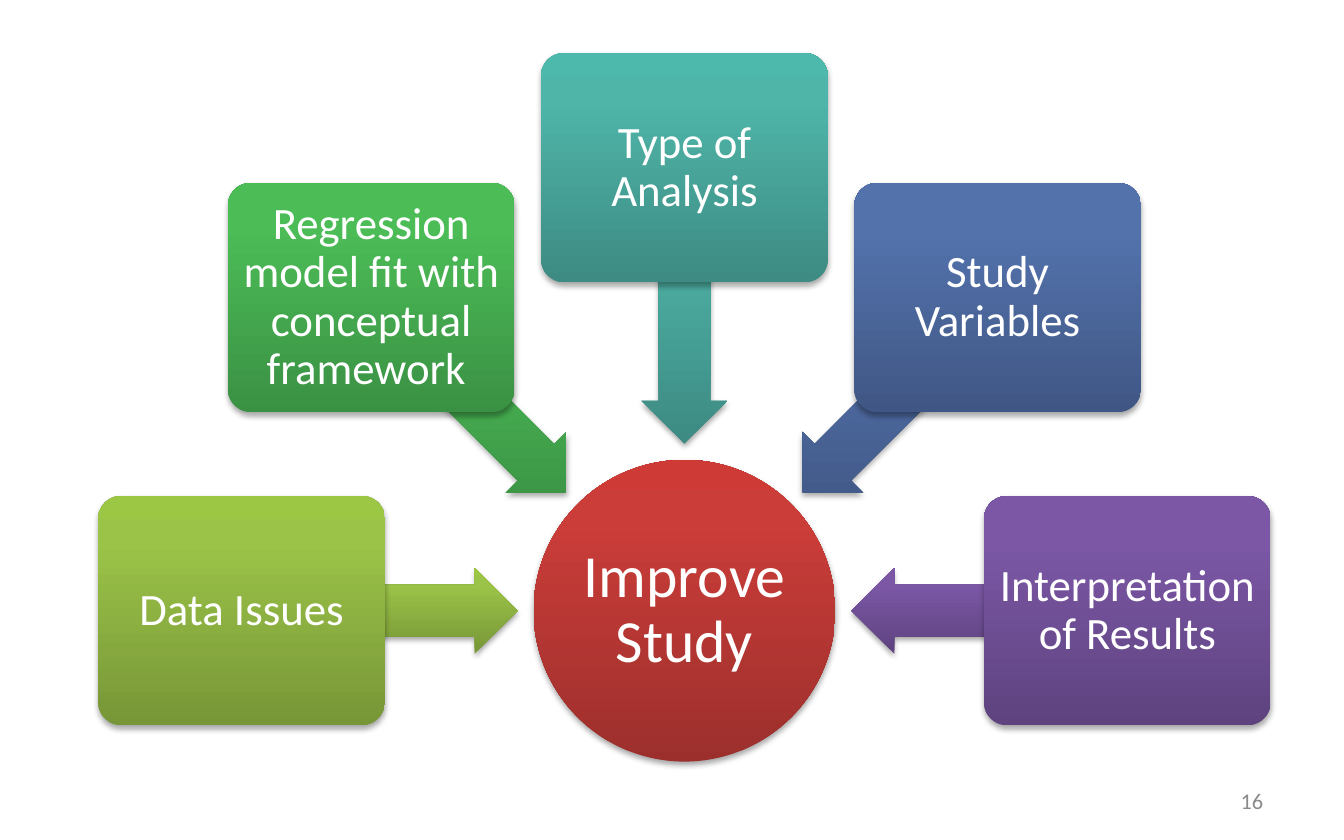
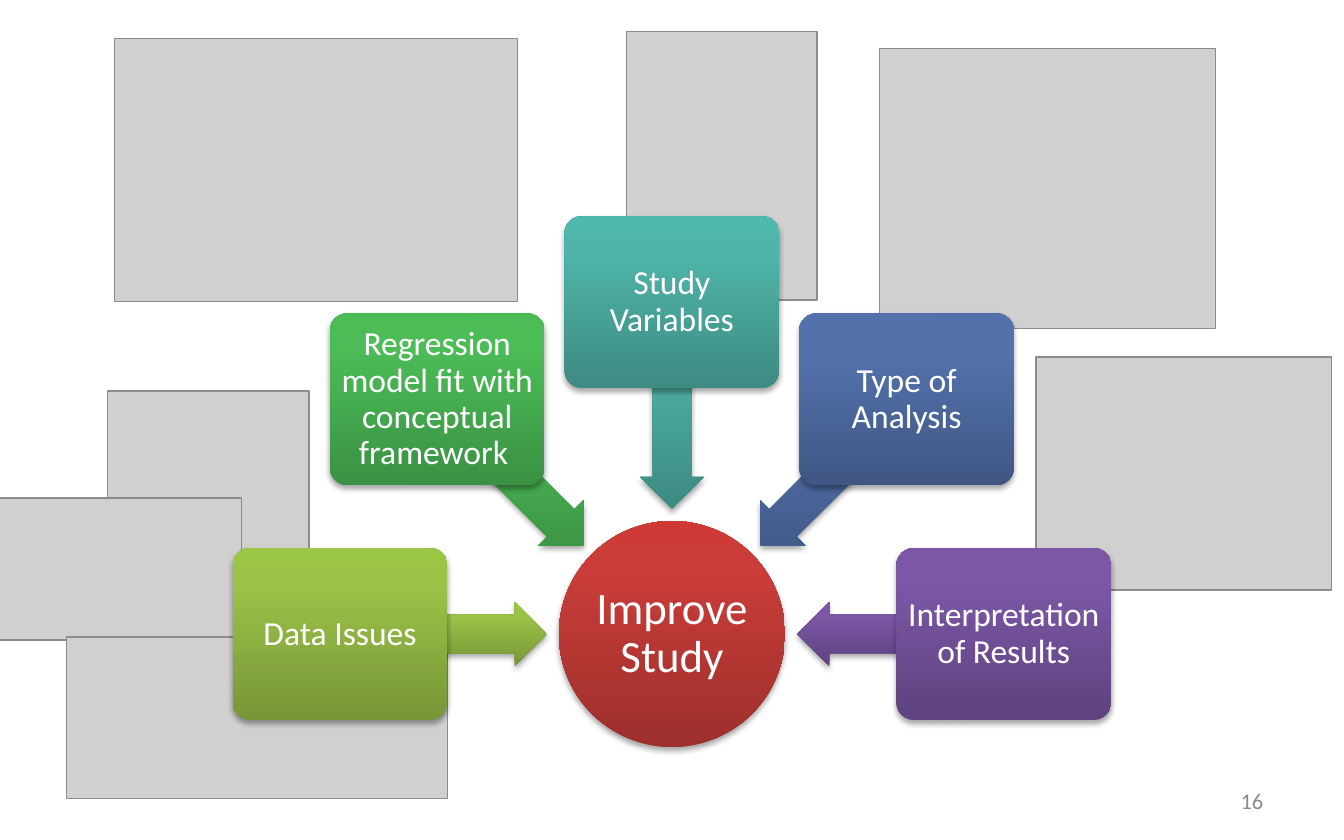
Before and after one commit to SLU-Courses-Townes/SOC6100, a slide deck: slide 16 of Presentations/Presentation01/AsiriHouseTownes_SOC6100_JournalArticleCritique_v00.pptx. Drawn at 1344x840 pixels with LibreOffice and Linux fonts; fonts in the diff are those of the drawing; grey boxes stand for pictures. Boxes give left, top, right and bottom in pixels: in the first picture for what was removed or moved away, otherwise in the second. Text is boxed around its words. In the diff, an @@ line names an element or a change of style, - is before the commit and + after.

```diff
--- a/Presentations/Presentation01/AsiriHouseTownes_SOC6100_JournalArticleCritique_v00.pptx
+++ b/Presentations/Presentation01/AsiriHouseTownes_SOC6100_JournalArticleCritique_v00.pptx
@@ picture added at (x1=114, y1=39, x2=517, y2=301) @@
@@ picture added at (x1=626, y1=31, x2=817, y2=300) @@
@@ picture added at (x1=879, y1=48, x2=1215, y2=328) @@
@@ rounded rectangle resized from (x1=542, y1=54, x2=828, y2=284) to (x1=564, y1=216, x2=780, y2=388) @@
@@ text "Study Variables" moved from (x1=915, y1=256, x2=1080, y2=337) to (x1=610, y1=270, x2=734, y2=331) @@
@@ rounded rectangle resized from (x1=228, y1=183, x2=515, y2=413) to (x1=329, y1=313, x2=544, y2=485) @@
@@ text "Regression model fit with conceptual ..." moved from (x1=244, y1=208, x2=499, y2=385) to (x1=342, y1=332, x2=533, y2=464) @@
@@ left arrow resized from (x1=642, y1=169, x2=728, y2=444) to (x1=640, y1=302, x2=704, y2=509) @@
@@ rounded rectangle resized from (x1=855, y1=183, x2=1141, y2=413) to (x1=800, y1=313, x2=1015, y2=485) @@
@@ size 24 to 18 pt; less space between paragraphs in 5 elements at (x1=263, y1=623, x2=416, y2=646), (x1=908, y1=603, x2=1099, y2=663), (x1=342, y1=332, x2=533, y2=464), (x1=610, y1=270, x2=734, y2=331), (x1=852, y1=369, x2=962, y2=434) @@
@@ text "Type of Analysis" moved from (x1=611, y1=127, x2=757, y2=213) to (x1=852, y1=369, x2=962, y2=434) @@
@@ picture added at (x1=1036, y1=358, x2=1332, y2=590) @@
@@ left arrow resized from (x1=341, y1=267, x2=596, y2=523) to (x1=415, y1=377, x2=607, y2=569) @@
@@ left arrow resized from (x1=772, y1=267, x2=1028, y2=523) to (x1=737, y1=377, x2=929, y2=569) @@
@@ picture added at (x1=108, y1=391, x2=309, y2=552) @@
@@ picture added at (x1=0, y1=499, x2=242, y2=641) @@
@@ ellipse resized from (x1=534, y1=460, x2=836, y2=762) to (x1=559, y1=521, x2=785, y2=747) @@
@@ rounded rectangle resized from (x1=98, y1=496, x2=384, y2=726) to (x1=233, y1=548, x2=448, y2=720) @@
@@ text "Data Issues" moved from (x1=139, y1=596, x2=344, y2=626) to (x1=263, y1=623, x2=416, y2=646) @@
@@ text "Improve Study" moved from (x1=584, y1=558, x2=785, y2=672) to (x1=596, y1=595, x2=747, y2=680) @@
@@ text "Improve Study" at (x1=596, y1=595, x2=747, y2=680): size 32 to 24 pt; less space between paragraphs @@
@@ rounded rectangle resized from (x1=984, y1=496, x2=1270, y2=726) to (x1=896, y1=548, x2=1111, y2=720) @@
@@ text "Interpretation of Results" moved from (x1=1000, y1=570, x2=1255, y2=650) to (x1=908, y1=603, x2=1099, y2=663) @@
@@ left arrow resized from (x1=242, y1=567, x2=517, y2=653) to (x1=340, y1=602, x2=547, y2=667) @@
@@ left arrow resized from (x1=852, y1=567, x2=1128, y2=653) to (x1=797, y1=602, x2=1004, y2=667) @@
@@ picture added at (x1=66, y1=637, x2=448, y2=798) @@
```
Also in this commit, not shown: 2 other slides changed.
